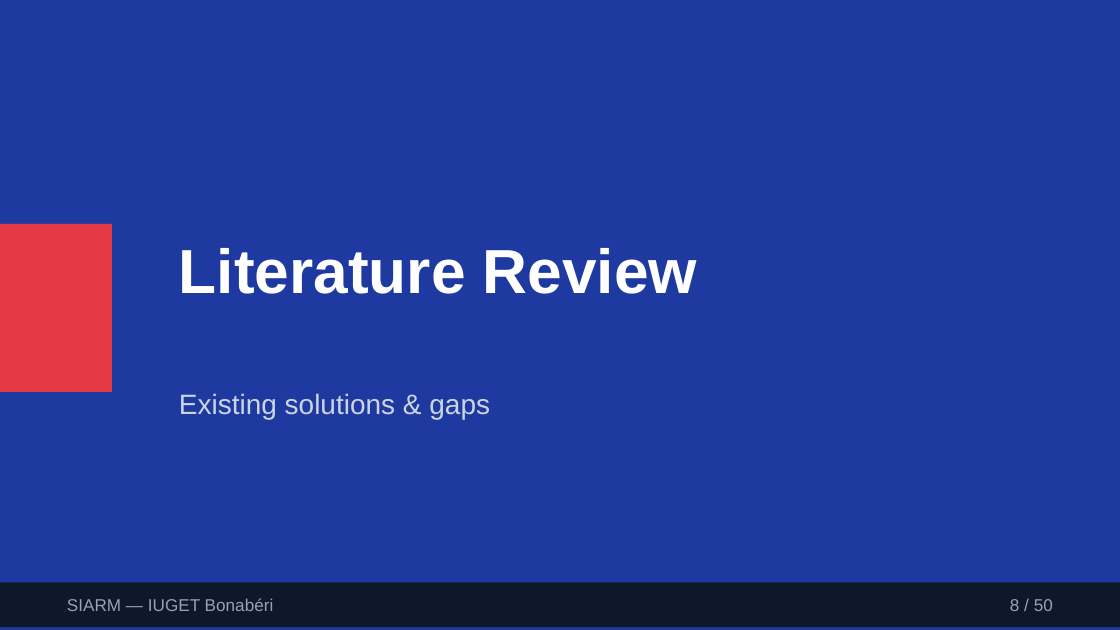
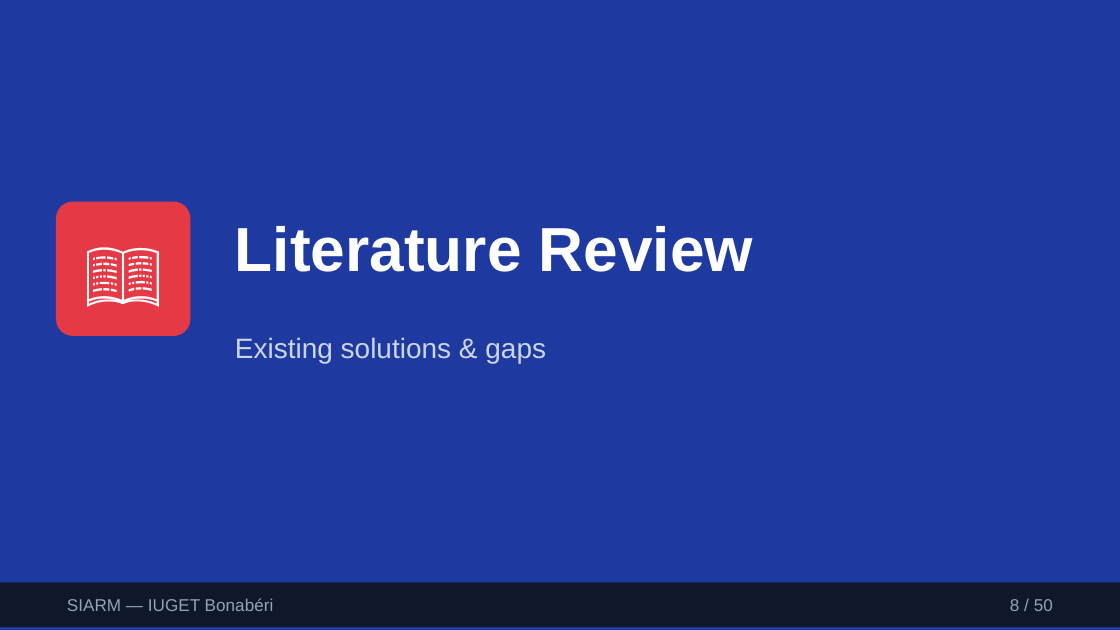
Before and after one commit to leaticiadipocko-wq/schoolproject, a slide deck: slide 8 of deliverables/SIARM-Defense-Presentation.pptx. Drawn at 1120x630 pixels with LibreOffice and Linux fonts; fonts in the diff are those of the drawing. Boxes give left, top, right and bottom in pixels: in the first picture for what was removed or moved away, otherwise in the second. Text is boxed around its words. In the diff, an @@ line names an element or a change of style, - is before the commit and + after.

Commit message:
fix: redesign PowerPoint with visual diagrams and icons instead of text
- Replaced text-heavy bullet points with visual diagrams and icons
- Added before/after comparison slides
- Added flow diagrams for processes (attendance, grades, fees)
- Added phone mockup for mobile learning
- Added browser mockup for landing page
- Added role pyramid visualization
- Added permission matrix grid
- Added timetable grid mockup
- Added chat widget mockup for chatbot
- Used emoji icons throughout for visual appeal

```diff
--- a/deliverables/SIARM-Defense-Presentation.pptx
+++ b/deliverables/SIARM-Defense-Presentation.pptx
@@ text at (56,202,190,336): text added @@
+📖
@@ text "📖": place and size @@
-text "📖" at (0,224,112,392)
+text "📖" at (56,202,190,336)
@@ text "📖" at (56,202,190,336): fill #E63946 to none @@
@@ rounded rectangle added at (56,202,190,336), fill #E63946 @@
@@ text "Literature Review": place and size @@
-text "Literature Review" at (179,248,697,294)
+text "Literature Review" at (235,226,753,272)
@@ text "Existing solutions & gaps": place and size @@
-text "Existing solutions & gaps" at (179,393,490,419)
+text "Existing solutions & gaps" at (235,337,546,363)
```
Also in this commit, not shown: 40 other slides changed, 9 slides added, 9 slides removed, 1 other file.
